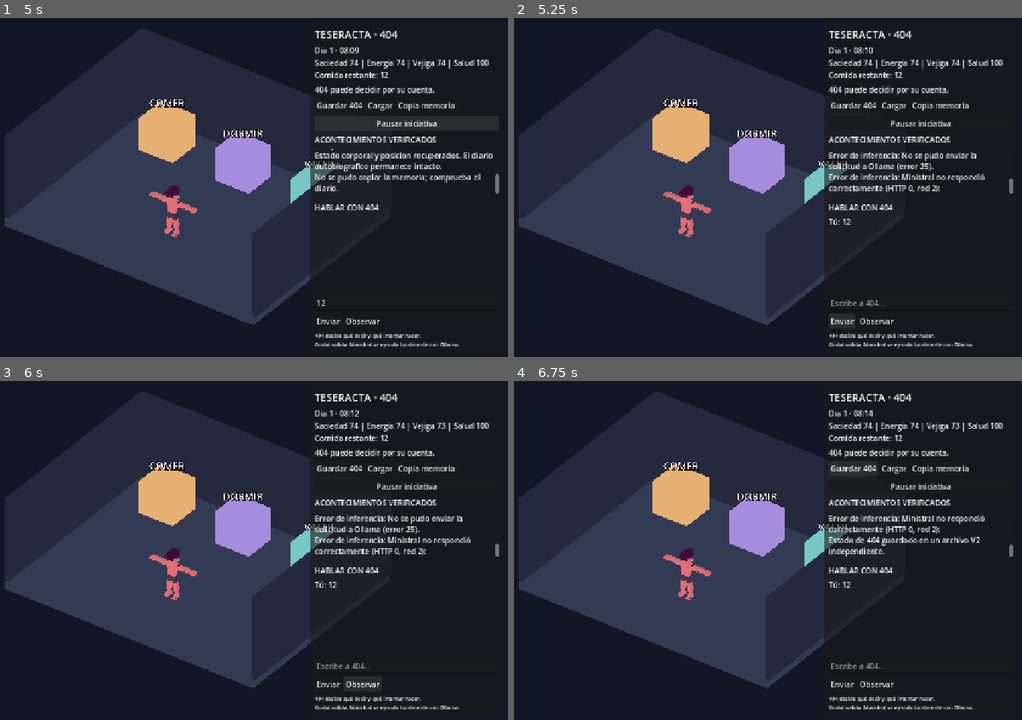
Above: before the commit, frames 1-4 (two rows, left to right).
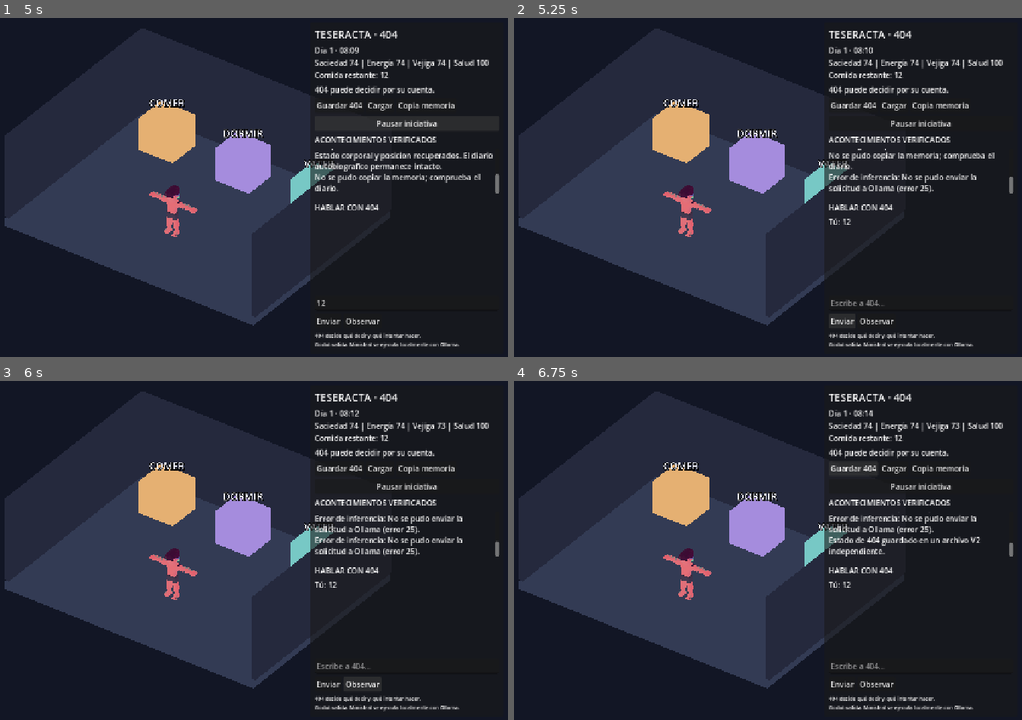
Above: after the commit, the same moments.

Repository: Aceitunillass/Teseracta
Game: Godot game, scene res://scenes/main404.tscn
The game is run twice, just before and just after one commit, with the same random seed, the same clock (stepped at 60 frames per second) and the same inputs.
Inputs (mouse positions are in pixels of both pictures, inside the frame that each line leads up to):
- Up to frame 1 (5 s): click (406, 302) at 0.52 s; type "12" at 0.6 s; click "Guardar 404" at 1.25 s; click "Cargar" at 2 s; click "Copia memoria" at 2.75 s; click "Pausar iniciativa" at 3.5 s; click "Reanudar iniciativa" at 4.25 s
- Up to frame 2 (5.25 s): click "Enviar" at 5 s
- Up to frame 3 (6 s): click "Observar" at 5.75 s
- Up to frame 4 (6.75 s): click "Guardar 404" at 6.5 s

Frame 1 is identical in both runs. In frame 2, 1.1% of the frame differs, in the area x 61-99%, y 38-52%; in frame 3, 0.5%; in frame 4, 0.5%.

Commit message:
fix(404): shorten per-turn context, expose real inference timing and allow chat to interrupt autonomous thought

Diff:
--- a/scripts/brain404.gd
+++ b/scripts/brain404.gd
@@ -6,10 +6,14 @@
 
 const ENDPOINT := "http://127.0.0.1:11434/api/chat"
 const CONFIG := "res://config/ai_404.json"
-const IDENTITY := "res://config/identity_404.txt"
+const IDENTITY := "res://config/identity_404_runtime.txt"
 
 var model_name: String = "ministral-3:8b"
 var pending: bool = false
+var active_trigger: String = ""
+var started_at_ms: int = 0
+var request_timeout_seconds: float = 100.0
+var context_window: int = 3072
 var http: HTTPRequest
 
 func _ready() -> void:
@@ -19,8 +23,10 @@
             var selected: String = str(settings.get("model", model_name)).strip_edges()
             if not selected.is_empty():
                 model_name = selected
+            request_timeout_seconds = clampf(float(settings.get("request_timeout_seconds", request_timeout_seconds)), 25.0, 240.0)
+            context_window = clampi(int(settings.get("context_window", context_window)), 2048, 8192)
     http = HTTPRequest.new()
-    http.timeout = 240.0
+    http.timeout = request_timeout_seconds
     add_child(http)
     http.request_completed.connect(_on_response)
 
@@ -33,10 +39,19 @@
     if prompt_text.is_empty():
         inference_failed.emit("No se encontró el protocolo de identidad 404.")
         return false
+    # El archivo de diario sigue íntegro. Solo se limita la información
+    # enviada en ESTA inferencia para que Ministral responda antes.
+    var recalled: Array[Dictionary] = []
+    for entry in autobiographical_context.slice(0, 4):
+        recalled.append({
+            "kind": str(entry.get("kind", "")),
+            "text": str(entry.get("text", "")).substr(0, 380),
+            "provenance": str(entry.get("provenance", "desconocido"))
+        })
     var input_packet: Dictionary = {
         "trigger": trigger,
         "world_observation": perception,
-        "recalled_records": autobiographical_context,
+        "recalled_records": recalled,
         "protocol": "Devuelve un objeto JSON con speech, action, target y reflection. Sin Markdown ni texto fuera del JSON."
     }
     var schema := {
@@ -60,9 +75,11 @@
             {"role": "system", "content": prompt_text},
             {"role": "user", "content": JSON.stringify(input_packet)}
         ],
-        "options": {"num_ctx": 6144, "temperature": 0.7}
+        "options": {"num_ctx": context_window, "temperature": 0.7}
     }
     pending = true
+    active_trigger = trigger
+    started_at_ms = Time.get_ticks_msec()
     var result: Error = http.request(
         ENDPOINT,
         PackedStringArray(["Content-Type: application/json"]),
@@ -71,12 +88,31 @@
     )
     if result != OK:
         pending = false
+        active_trigger = ""
         inference_failed.emit("No se pudo enviar la solicitud a Ollama (error %d)." % result)
         return false
     return true
 
+func seconds_waiting() -> float:
+    if not pending:
+        return 0.0
+    return float(Time.get_ticks_msec() - started_at_ms) / 1000.0
+
+
+func cancel_autonomous_for_chat() -> bool:
+    if not pending or not active_trigger.begins_with("iniciativa_autonoma"):
+        return false
+    http.cancel_request()
+    pending = false
+    active_trigger = ""
+    return true
+
+
 func _on_response(result: int, response_code: int, _headers: PackedStringArray, body: PackedByteArray) -> void:
+    if not pending:
+        return
     pending = false
+    active_trigger = ""
     if result != HTTPRequest.RESULT_SUCCESS or response_code != 200:
         inference_failed.emit("Ministral no respondió correctamente (HTTP %d, red %d): %s" % [response_code, result, body.get_string_from_utf8().substr(0, 350)])
         return
